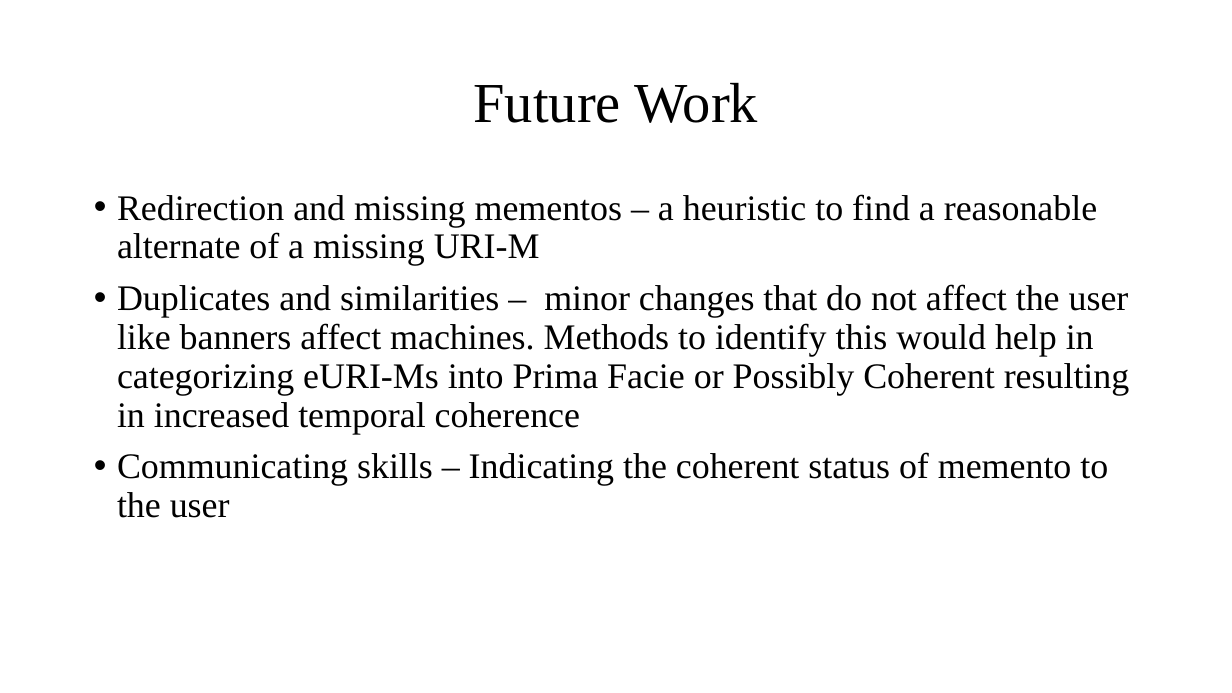
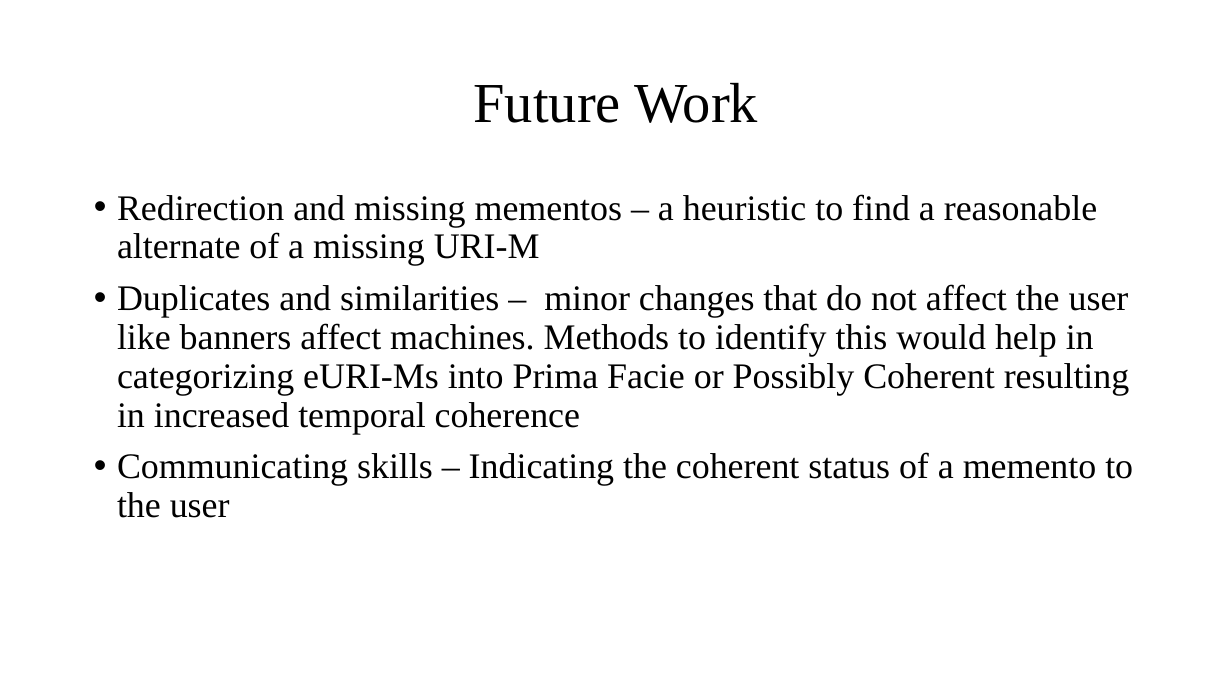
Before and after one commit to phonedude/cs895-s19, a slide deck: slide 18 of assignments/pabbisetty/extra-credit/Only One Out of Five Archived Web Pages.pptx. Drawn at 1232x693 pixels with LibreOffice and Linux fonts; fonts in the diff are those of the drawing. Boxes give left, top, right and bottom in pixels: in the first picture for what was removed or moved away, otherwise in the second. Text is boxed around its words. In the diff, an @@ line names an element or a change of style, - is before the commit and + after.

```diff
--- a/assignments/pabbisetty/extra-credit/Only One Out of Five Archived Web Pages.pptx
+++ b/assignments/pabbisetty/extra-credit/Only One Out of Five Archived Web Pages.pptx
@@ text at box(117, 452, 1133, 518): text changed @@
-• Communicating skills – Indicating the coherent status of memento to the user
+• Communicating skills – Indicating the coherent status of a memento to the user
```
